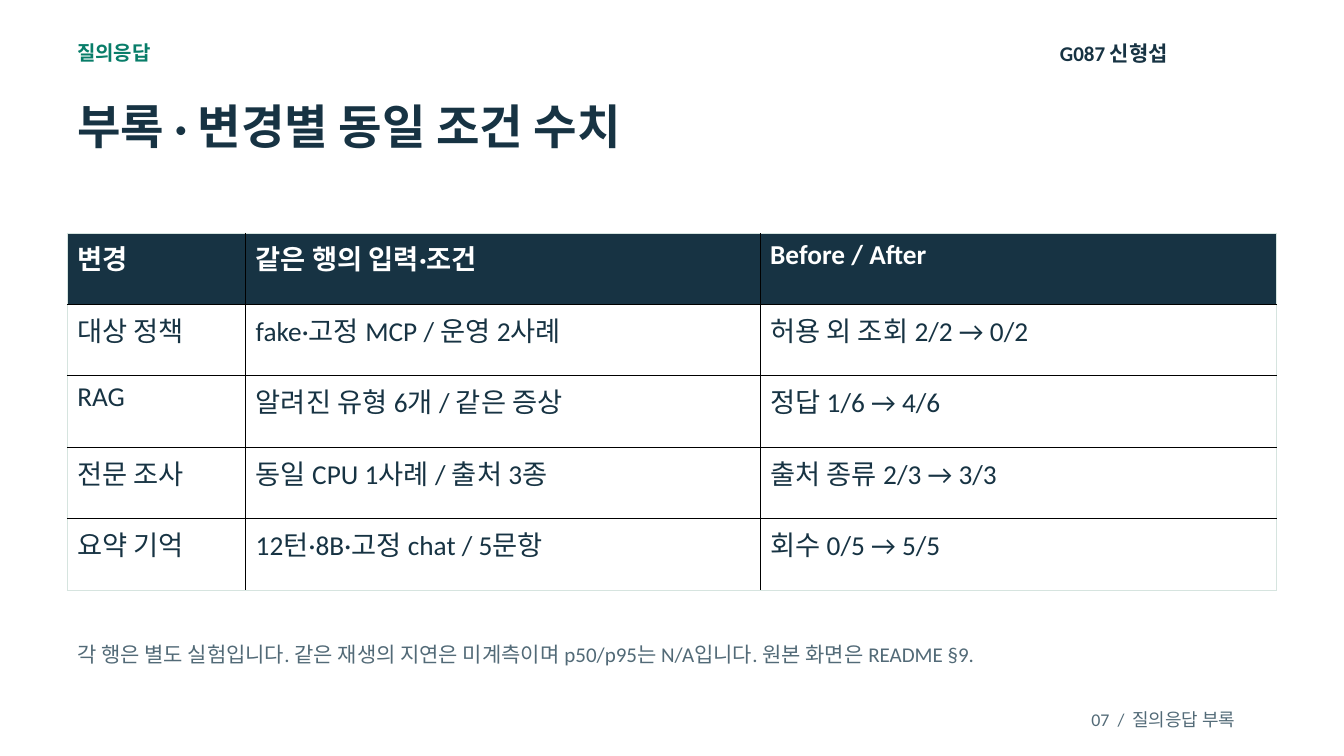
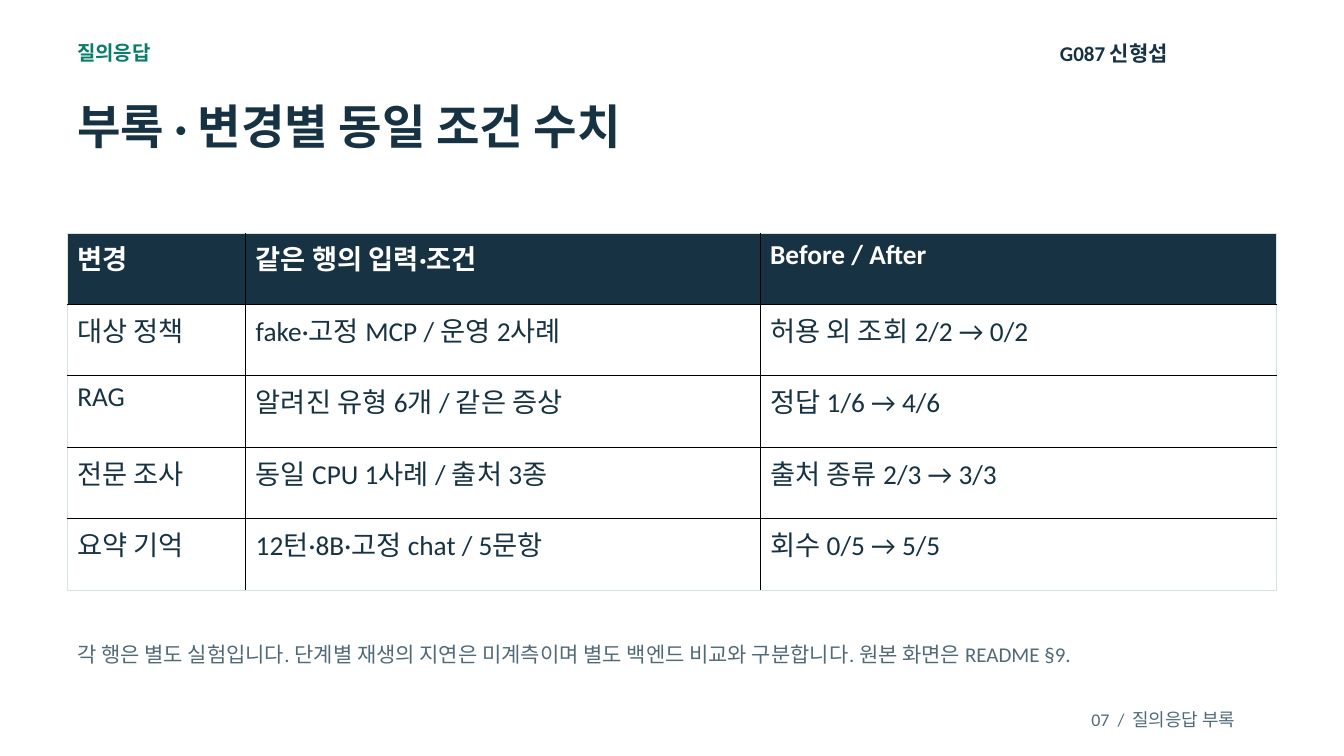
Before and after one commit to shsgrnd/skala_mini_3_G087_shs, a slide deck: slide 7 of doc/ppt/G087_신형섭_1차발표.pptx. Drawn at 1344x756 pixels with LibreOffice and Linux fonts; fonts in the diff are those of the drawing. Boxes give left, top, right and bottom in pixels: in the first picture for what was removed or moved away, otherwise in the second. Text is boxed around its words. In the diff, an @@ line names an element or a change of style, - is before the commit and + after.

```diff
--- a/doc/ppt/G087_신형섭_1차발표.pptx
+++ b/doc/ppt/G087_신형섭_1차발표.pptx
@@ text at <box>77,644,1070,664</box>: text changed @@
-각 행은 별도 실험입니다. 같은 재생의 지연은 미계측이며 p50/p95는 N/A입니다. 원본 화면은 README §9.
+각 행은 별도 실험입니다. 단계별 재생의 지연은 미계측이며 별도 백엔드 비교와 구분합니다. 원본 화면은 README §9.
```
Also in this commit, not shown: 5 other slides changed, 1 slide added, 5 other files.
